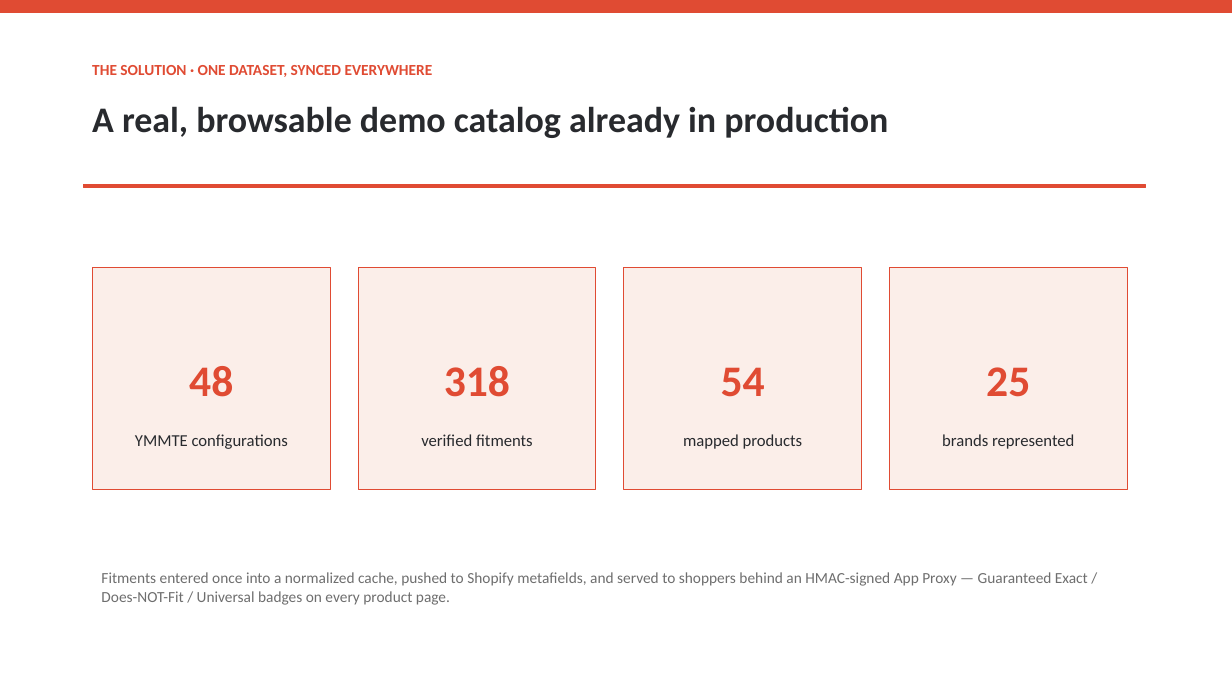
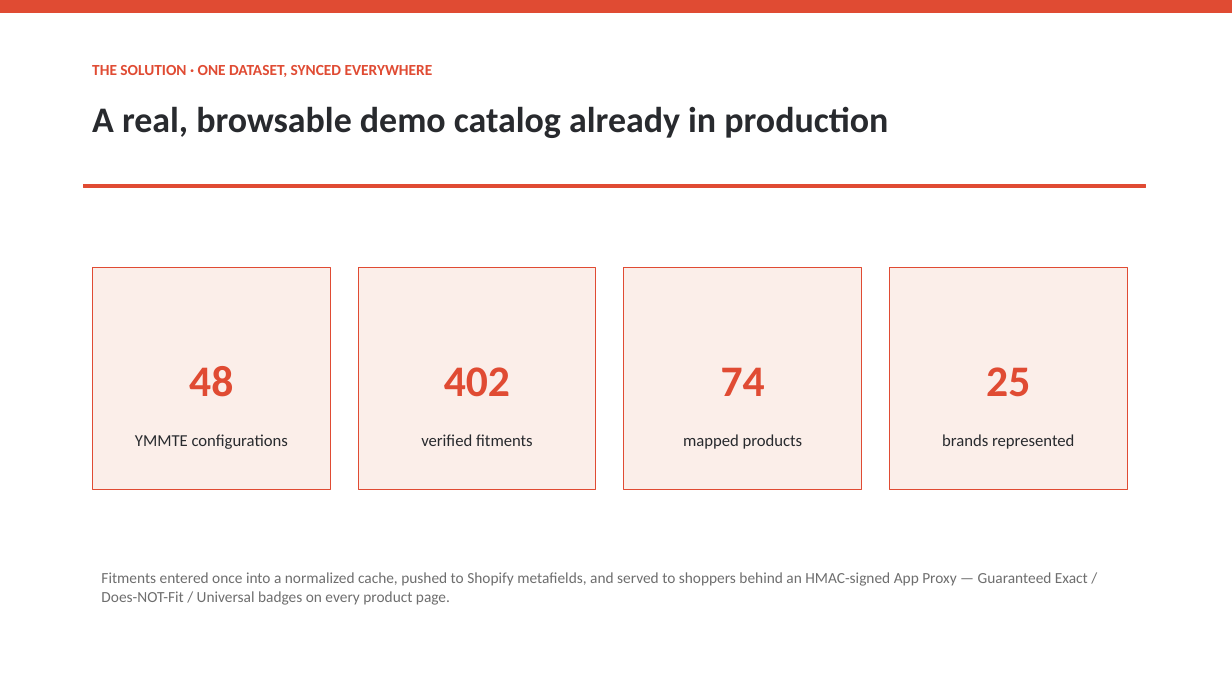
Before and after one commit to ai-dev-2024/vehicle-selector-pro, a slide deck: slide 3 of report-v2/Vehicle_Selector_Pro_Pitch_Deck.pptx. Drawn at 1232x693 pixels with LibreOffice and Linux fonts; fonts in the diff are those of the drawing. Boxes give left, top, right and bottom in pixels: in the first picture for what was removed or moved away, otherwise in the second. Text is boxed around its words. In the diff, an @@ line names an element or a change of style, - is before the commit and + after.

Commit message:
docs(deliverables): regenerate review report + pitch deck with wave-5 stats (402 fitments, 74 products); publish review copies at /report-v2/

```diff
--- a/report-v2/Vehicle_Selector_Pro_Pitch_Deck.pptx
+++ b/report-v2/Vehicle_Selector_Pro_Pitch_Deck.pptx
@@ text in rectangle at (x1=444, y1=367, x2=510, y2=397): text changed @@
-318
+402
@@ text in rectangle at (x1=721, y1=367, x2=765, y2=396): text changed @@
-54
+74
```
Also in this commit, not shown: 6 other files.
